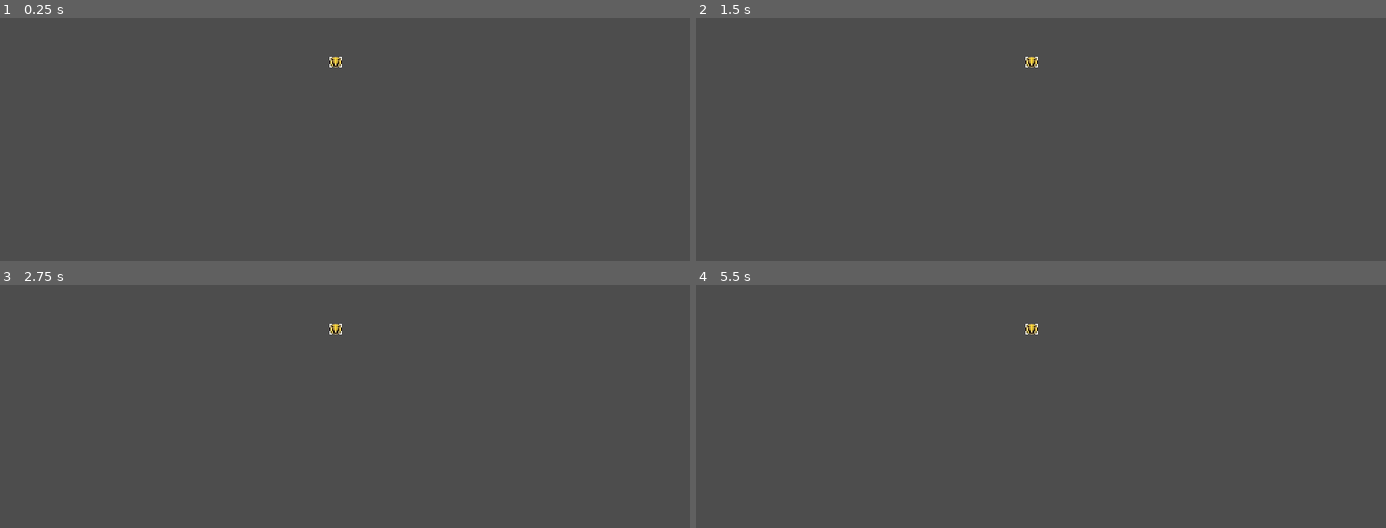
Above: before the commit, frames 1-4 (two rows, left to right).
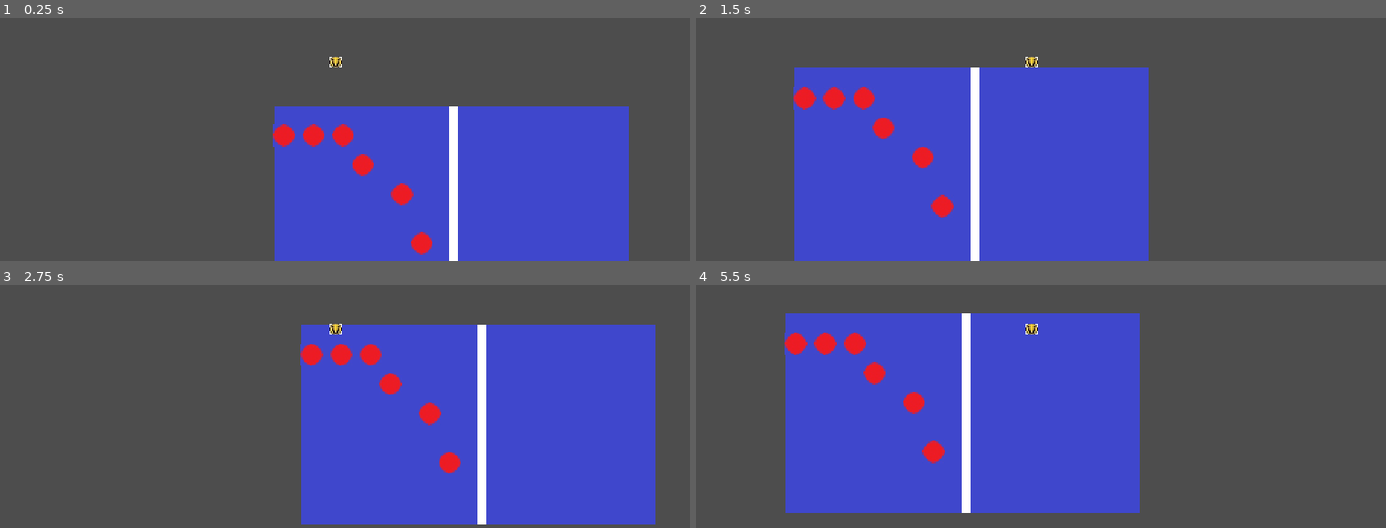
Above: after the commit, the same moments.

Repository: isobel-p/haven
Game: Godot game, scene res://game.tscn
The game is run twice, just before and just after one commit, with the same random seed, the same clock (stepped at 60 frames per second) and the same inputs.
Inputs:
- Up to frame 1 (0.25 s): no input
- Up to frame 2 (1.5 s): hold Right (right) from 0.53 s (still down); tap Up (jump) at 0.77 s
- Up to frame 3 (2.75 s): tap Up (jump) at 1.52 s; release Right (right) at 2.03 s; hold Left (left) from 2.03 s (still down)
- Up to frame 4 (5.5 s): release Left (left) at 2.78 s; hold Right (right) 2.78-4.28 s; tap Up (jump) at 3.02, 3.77, 4.52 s; hold Left (left) 4.28-5.03 s; hold Right (right) from 5.03 s (still down)

The runs differ from the first frame. In frame 1, 33% of the frame differs, in the area x 39-92%, y 36-100%; in frame 2, 41%; in frame 3, 42%, in the area x 43-95%, y 16-99%; in frame 4, 42%.

Commit message:
Added Collisions

Diff:
--- a/game.tscn
+++ b/game.tscn
@@ -1,10 +1,22 @@
 [gd_scene format=3 uid="uid://384spmua6cy2"]
 
-[ext_resource type="Texture2D" path="res://assets/Table.jpg" id="1_e2o6t"]
+[ext_resource type="Texture2D" uid="uid://bf81oq12rnla6" path="res://Table.jpg" id="1_7jktm"]
 [ext_resource type="Script" uid="uid://cdkivmcm0qs" path="res://character_body_2d.gd" id="2_fc0e3"]
 [ext_resource type="Texture2D" uid="uid://bwaedd2nk32yo" path="res://assets/Player.jpg" id="2_feb5d"]
+[ext_resource type="Texture2D" uid="uid://iwn83jsfmhal" path="res://Raquet1.jpg" id="4_ryrav"]
+[ext_resource type="Texture2D" uid="uid://crrs8you66x3a" path="res://Line.jpg" id="5_eow3j"]
 
 [sub_resource type="CircleShape2D" id="CircleShape2D_yt5sy"]
+
+[sub_resource type="TileSetAtlasSource" id="TileSetAtlasSource_j5wjh"]
+texture = ExtResource("4_ryrav")
+texture_region_size = Vector2i(20, 20)
+0:0/0 = 0
+0:0/0/physics_layer_0/polygon_0/points = PackedVector2Array(-8, -8, 8, -8, 8, 8, -8, 8)
+
+[sub_resource type="TileSet" id="TileSet_j7hea"]
+physics_layer_0/collision_layer = 1
+sources/0 = SubResource("TileSetAtlasSource_j5wjh")
 
 [node name="Node2D" type="Node" unique_id=845635383]
 
@@ -12,9 +24,12 @@
 anchors_preset = 15
 anchor_right = 1.0
 anchor_bottom = 1.0
+offset_top = -1.0
+offset_right = -576.0
+offset_bottom = -324.0
 grow_horizontal = 2
 grow_vertical = 2
-texture = ExtResource("1_e2o6t")
+texture = ExtResource("1_7jktm")
 stretch_mode = 1
 
 [node name="CharacterBody2D" type="CharacterBody2D" parent="." unique_id=186802152]
@@ -24,8 +39,17 @@
 shape = SubResource("CircleShape2D_yt5sy")
 
 [node name="Sprite2D" type="Sprite2D" parent="CharacterBody2D" unique_id=974702919]
-position = Vector2(3.5762787e-07, 3.5762787e-07)
 scale = Vector2(1.3333333, 1.3333333)
 texture = ExtResource("2_feb5d")
 
 [node name="Camera2D" type="Camera2D" parent="CharacterBody2D" unique_id=1671795167]
+
+[node name="TileMap" type="TileMap" parent="." unique_id=1354107092]
+tile_set = SubResource("TileSet_j7hea")
+format = 2
+layer_0/tile_data = PackedInt32Array(131072, 0, 0, 131073, 0, 1342177280, 196609, 0, 805306368, 196608, 0, 1610612736, 196611, 0, 1610612736, 131075, 0, 0, 131076, 0, 1342177280, 196612, 0, 805306368, 196615, 0, 805306368, 196614, 0, 1610612736, 131078, 0, 0, 131079, 0, 1342177280, 327689, 0, 1342177280, 327688, 0, 0, 393224, 0, 1610612736, 393225, 0, 805306368, 589837, 0, 805306368, 524301, 0, 1342177280, 524300, 0, 0, 589836, 0, 1610612736, 851982, 0, 0, 851983, 0, 1342177280, 917519, 0, 805306368, 917518, 0, 1610612736)
+
+[node name="Line" type="Sprite2D" parent="." unique_id=629638475]
+position = Vector2(292, 161.5)
+scale = Vector2(0.96666664, 21.666668)
+texture = ExtResource("5_eow3j")
